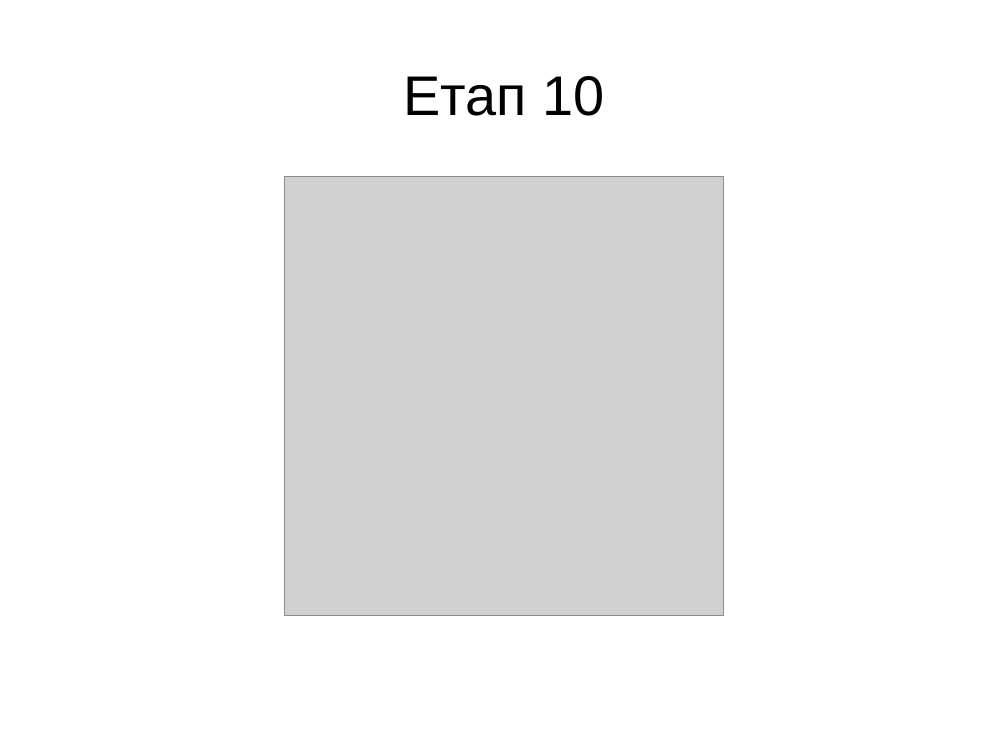
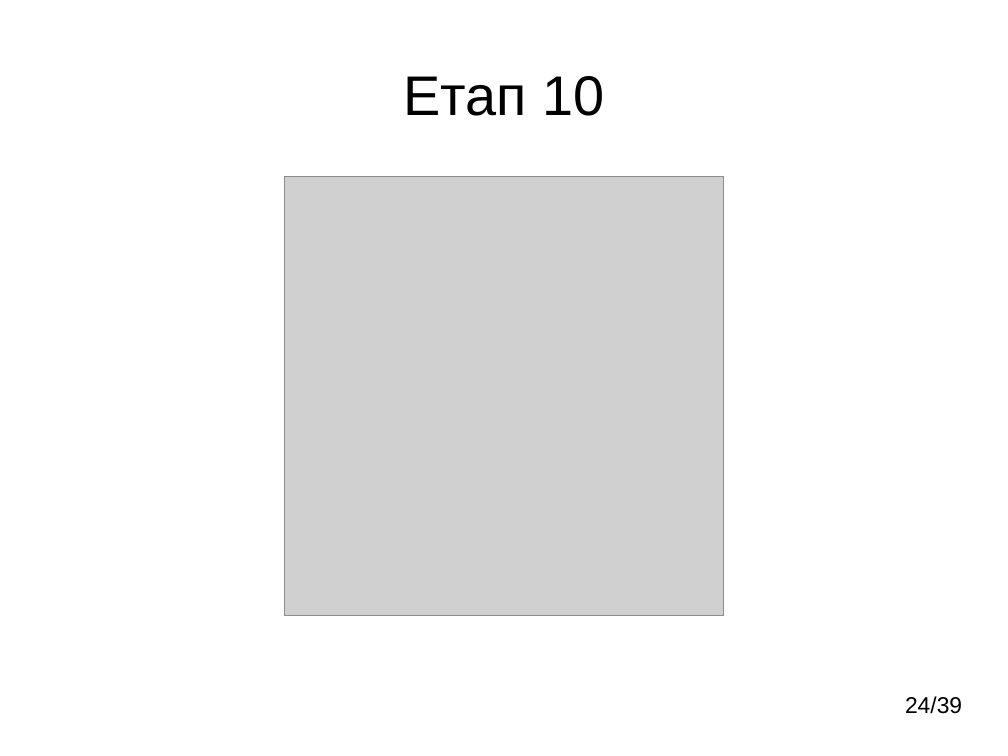
Before and after one commit to FaceDetect/gpu-face-detection, a slide deck: slide 24 of doc/final/presentation.odp (slide 21 before the commit). Drawn at 1008x756 pixels with LibreOffice and Linux fonts; fonts in the diff are those of the drawing; grey boxes stand for pictures. Boxes give left, top, right and bottom in pixels: in the first picture for what was removed or moved away, otherwise in the second. Text is boxed around its words. In the diff, an @@ line names an element or a change of style, - is before the commit and + after.

```diff
--- a/doc/final/presentation.odp
+++ b/doc/final/presentation.odp
@@ text added at bbox=[905, 696, 962, 714], 18 pt, text #000000 @@
+24/39
```
Also in this commit, not shown: 32 other slides changed, 4 slides added, 1 slide removed, 3 other files.
